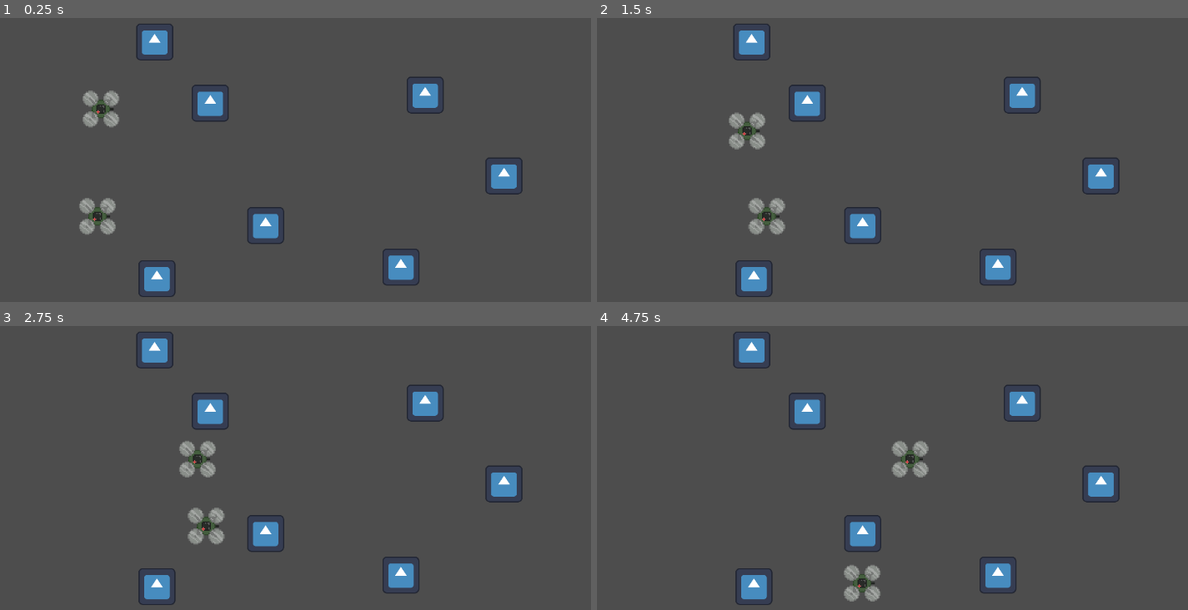
Above: before the commit, frames 1-4 (two rows, left to right).
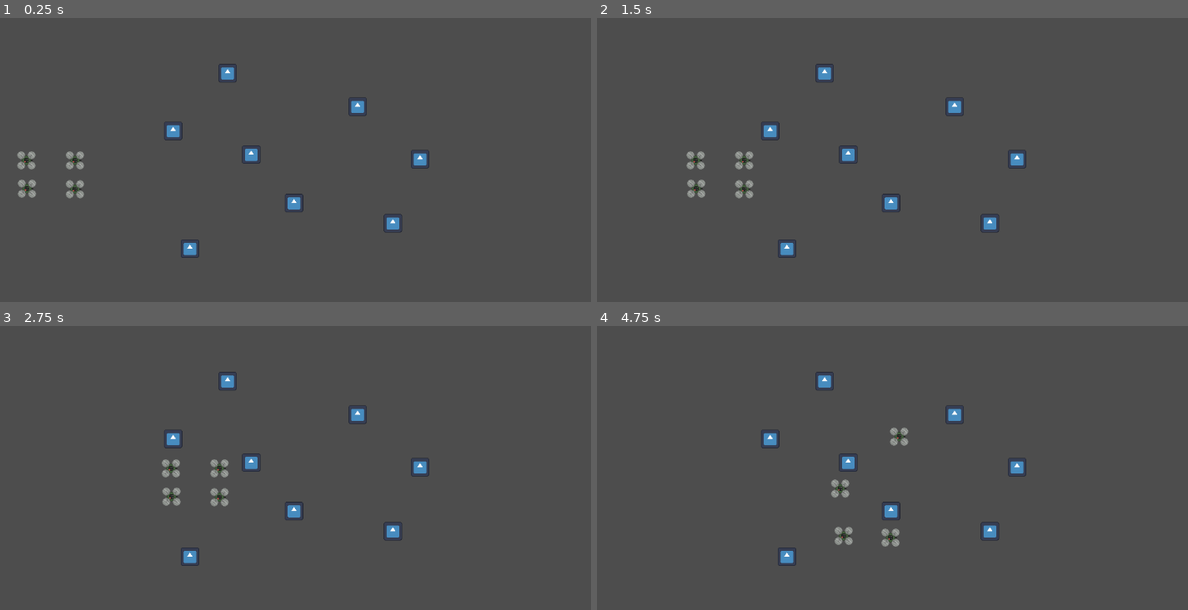
Above: after the commit, the same moments.

Repository: MRRP-lab/cluttered-navigation
Game: Godot game, scene res://scenes/field.tscn
The game is run twice, just before and just after one commit, with the same random seed, the same clock (stepped at 60 frames per second) and the same inputs. The engine's default icon, where the game draws it, is replaced by a stand-in: a white triangle on a blue panel in a dark square.
Inputs:
- Up to frame 1 (0.25 s): no input
- Up to frame 2 (1.5 s): no input
- Up to frame 3 (2.75 s): no input
- Up to frame 4 (4.75 s): no input

The runs differ from the first frame. In frame 1, 6.0% of the frame differs, in the area x 2-89%, y 2-99%; in frame 2, 6.0%; in frame 3, 6.0%; in frame 4, 6.0%.
Error after the commit: Attempt to call function 'store_csv_line' in base 'null instance' on a null instance. (res://scripts/drone_scanner.gd:33)

Commit message:
Updated Plinko Drones
Plinko drones now writes data to output csv files.

Diff:
--- /dev/null
+++ b/pinko-drones/scenes/drone_scanner.tscn
@@ -0,0 +1,6 @@
+[gd_scene load_steps=2 format=3 uid="uid://15ljtini214q"]
+
+[ext_resource type="Script" path="res://scripts/drone_scanner.gd" id="1_j7aad"]
+
+[node name="DroneScanner" type="Area2D"]
+script = ExtResource("1_j7aad")
--- a/pinko-drones/scenes/field.tscn
+++ b/pinko-drones/scenes/field.tscn
@@ -1,41 +1,73 @@
-[gd_scene load_steps=3 format=3 uid="uid://cixj4aur0a7rw"]
+[gd_scene load_steps=6 format=3 uid="uid://cixj4aur0a7rw"]
 
 [ext_resource type="PackedScene" uid="uid://caql5maj28m6r" path="res://scenes/plinko_drone.tscn" id="1_7puak"]
 [ext_resource type="PackedScene" uid="uid://c8de5rbrn437a" path="res://scenes/obstacle.tscn" id="3_0r5mg"]
+[ext_resource type="PackedScene" uid="uid://15ljtini214q" path="res://scenes/drone_scanner.tscn" id="3_v64ix"]
+
+[sub_resource type="RectangleShape2D" id="RectangleShape2D_hlxp5"]
+size = Vector2(20, 628)
+
+[sub_resource type="RectangleShape2D" id="RectangleShape2D_45xs3"]
+size = Vector2(20, 635)
 
 [node name="Node2D" type="Node2D"]
 
 [node name="Camera2D" type="Camera2D" parent="."]
-zoom = Vector2(2, 2)
 
 [node name="Drone1" parent="." instance=ExtResource("1_7puak")]
-position = Vector2(-196, 38)
+position = Vector2(-514, 28)
 motion_mode = 1
-move_speed = 50.0
 
 [node name="Drone2" parent="." instance=ExtResource("1_7puak")]
-position = Vector2(-193, -55)
+position = Vector2(-431, -21)
 motion_mode = 1
-move_speed = 50.0
-avoid_probability = 1.0
+
+[node name="Drone3" parent="." instance=ExtResource("1_7puak")]
+position = Vector2(-431, 29)
+
+[node name="Drone4" parent="." instance=ExtResource("1_7puak")]
+position = Vector2(-515, -21)
 
 [node name="StaticBody2D" parent="." instance=ExtResource("3_0r5mg")]
-position = Vector2(-38, 46)
+position = Vector2(-27, 53)
 
 [node name="StaticBody2D2" parent="." instance=ExtResource("3_0r5mg")]
-position = Vector2(-86, -60)
+position = Vector2(-101, -31)
 
 [node name="StaticBody2D3" parent="." instance=ExtResource("3_0r5mg")]
-position = Vector2(79, 82)
+position = Vector2(144, 88)
 
 [node name="StaticBody2D4" parent="." instance=ExtResource("3_0r5mg")]
-position = Vector2(-134, -113)
+position = Vector2(-142, -172)
 
 [node name="StaticBody2D5" parent="." instance=ExtResource("3_0r5mg")]
-position = Vector2(-132, 92)
+position = Vector2(-207, 132)
 
 [node name="StaticBody2D6" parent="." instance=ExtResource("3_0r5mg")]
-position = Vector2(100, -67)
+position = Vector2(83, -114)
 
 [node name="StaticBody2D7" parent="." instance=ExtResource("3_0r5mg")]
-position = Vector2(168, 3)
+position = Vector2(191, -23)
+
+[node name="StaticBody2D8" parent="." instance=ExtResource("3_0r5mg")]
+position = Vector2(-236, -72)
+
+[node name="DroneScanner" parent="." instance=ExtResource("3_v64ix")]
+position = Vector2(559, -2)
+drone_threshold = 4
+write_to_file = true
+filename = "drones-exit"
+
+[node name="CollisionShape2D" type="CollisionShape2D" parent="DroneScanner"]
+position = Vector2(-245, 0)
+shape = SubResource("RectangleShape2D_hlxp5")
+
+[node name="DroneScanner2" parent="." instance=ExtResource("3_v64ix")]
+position = Vector2(-342, -5)
+drone_threshold = 4
+write_to_file = true
+filename = "drones-enter"
+
+[node name="CollisionShape2D" type="CollisionShape2D" parent="DroneScanner2"]
+position = Vector2(47, 2)
+shape = SubResource("RectangleShape2D_45xs3")
--- /dev/null
+++ b/pinko-drones/scripts/drone_scanner.gd
@@ -0,0 +1,61 @@
+extends Area2D
+
+# drone_list stores data about the drones as a multidimentional array
+var drone_list = []
+var count = 0
+
+# drone threshold is the number of drones
+# after which to save the data & write to a csv file.
+@export var drone_threshold: int = 1
+
+# whether or not to write the gathered data to a csv file.
+@export var write_to_file: bool = false
+
+# the filename of the csv file to store data to. Do not include file extensions.
+# WARNING: DO NOT have multiple scanners write to the same file.
+# I don't know what will happen.
+@export var filename: String
+
+func print_data():
+	for e in drone_list:
+		print(str(e[0]) + ", " + str(e[1]) + ", " + str(e[2]))
+
+# store the data as a csv file
+# NOTE: it saves as a .txt file because godot can't make csv files for whatever.
+func save_data():
+	# make & open the file
+	var filepath = "res://output-data/" + filename + ".txt"
+	var file = FileAccess.open(filepath, FileAccess.WRITE)
+
+	# load data from the list
+	for e in drone_list:
+		var str_array = PackedStringArray(e)
+		file.store_csv_line(str_array)
+
+	file.close()
+
+# setup
+func _ready() -> void:
+	connect("body_entered", drone_entered)
+	drone_list.append(["drone", "position", "time"])
+
+# called when a drone enters the scanner's area.
+# t: time = time in miliseconds since the simulation started running.
+# p: position = the y-coordinate of the drone that entered the scnner.
+# body: drone = the id of the drone.
+var drone_entered = func(body: Node2D):
+	count += 1
+
+	var t = float(Time.get_ticks_msec())
+	var p = body.position.y
+
+	var node = [body, p, t]
+	drone_list.append(node)
+
+	# outputs the data once the specified number of drones pass through.
+	# if write_to_file is true, saves the data to a csv file.
+	if count >= drone_threshold:
+		print_data()
+
+		if write_to_file:
+			save_data()
--- a/pinko-drones/scripts/plinko_drone.gd
+++ b/pinko-drones/scripts/plinko_drone.gd
@@ -2,10 +2,10 @@
 class_name PlinkoDrone
 
 # drone variables:
-@export var move_speed: float
+@export var move_speed: float = 100
 
 # float for turning left or right. Left is 0, Right is 1
-@export_range(0, 1, 0.01, "suffix:%") var avoid_probability: float
+@export_range(0, 1, 0.01, "suffix:%") var avoid_probability: float = 0.5
 
 # scanners for obstacles.
 # detector one monitors if the drone is about to hit an obstacle.
@@ -67,12 +67,10 @@
 
 # change the state to advancing.
 func change_state_advancing():
-	print("advancing")
 	current_state = states.ADVANCING
 
 # change the state to avoiding.
 func change_state_avoiding():
-	print("avoiding")
 	set_velocity(Vector2(0,0))
 
 	# set a random direction based on the probability
Not shown, changed: pinko-drones/README.md
